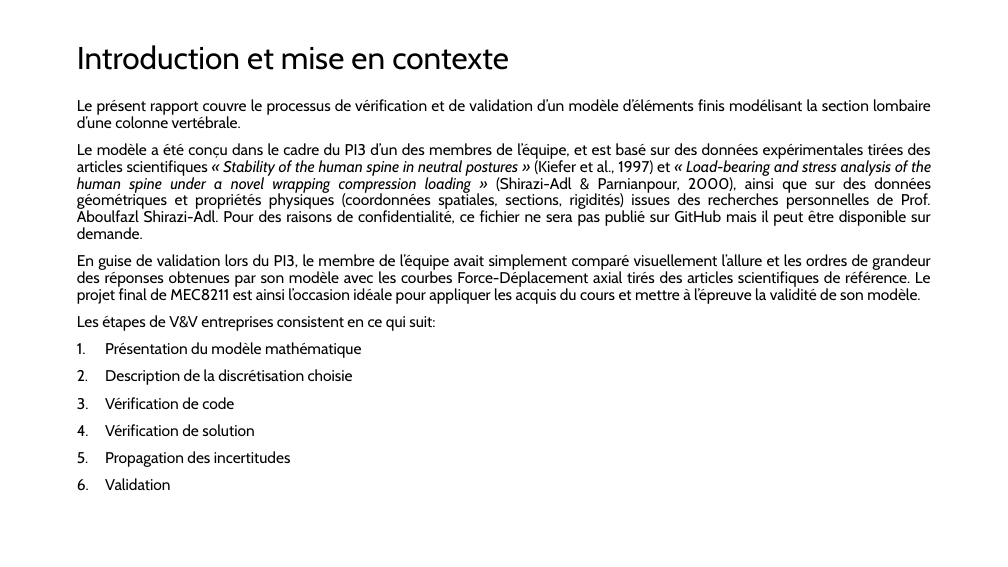
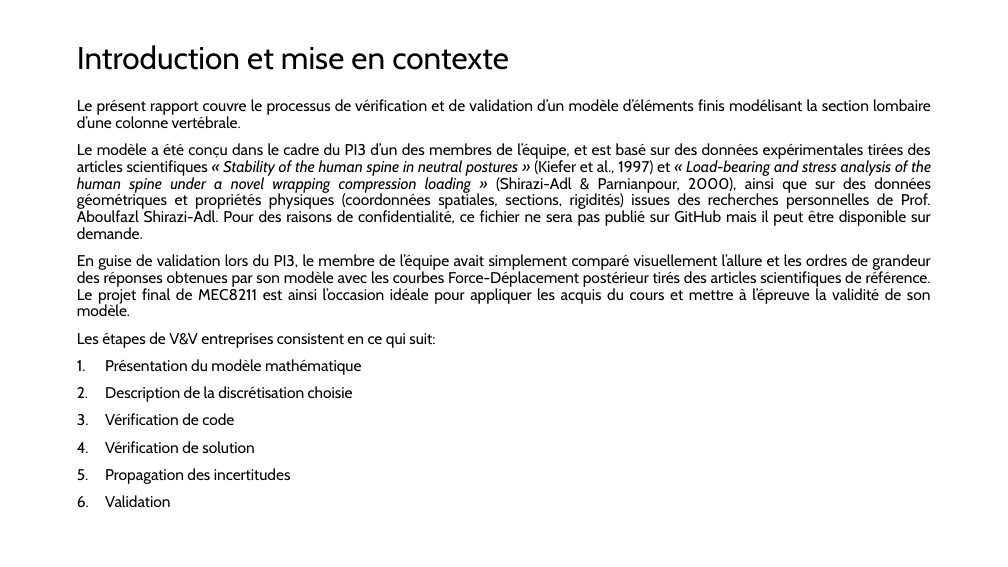
Before and after one commit to AcileSf/MEC8211ProjetFinal, a slide deck: slide 2 of Rapport_Projet_V1.pptx. Drawn at 1008x567 pixels with LibreOffice and Linux fonts; fonts in the diff are those of the drawing. Boxes give left, top, right and bottom in pixels: in the first picture for what was removed or moved away, otherwise in the second. Text is boxed around its words. In the diff, an @@ line names an element or a change of style, - is before the commit and + after.

Commit message:
typo
deplacement posterieur pas axial

```diff
--- a/Rapport_Projet_V1.pptx
+++ b/Rapport_Projet_V1.pptx
@@ text at (77, 254, 931, 316): text changed @@
-En guise de validation lors du PI3, le membre de l’équipe avait simplement comparé visuellement l’allure et les ordres de grandeur des réponses obtenues par son modèle avec les courbes Force-Déplacement axial tirés des articles scientifiques de référence. Le projet final de MEC8211 est ainsi l’occasion idéale pour appliquer les acquis du cours et mettre à l’épreuve la validité de son modèle.
+En guise de validation lors du PI3, le membre de l’équipe avait simplement comparé visuellement l’allure et les ordres de grandeur des réponses obtenues par son modèle avec les courbes Force-Déplacement postérieur tirés des articles scientifiques de référence. Le projet final de MEC8211 est ainsi l’occasion idéale pour appliquer les acquis du cours et mettre à l’épreuve la validité de son modèle.
```
Also in this commit, not shown: 3 other slides changed.
